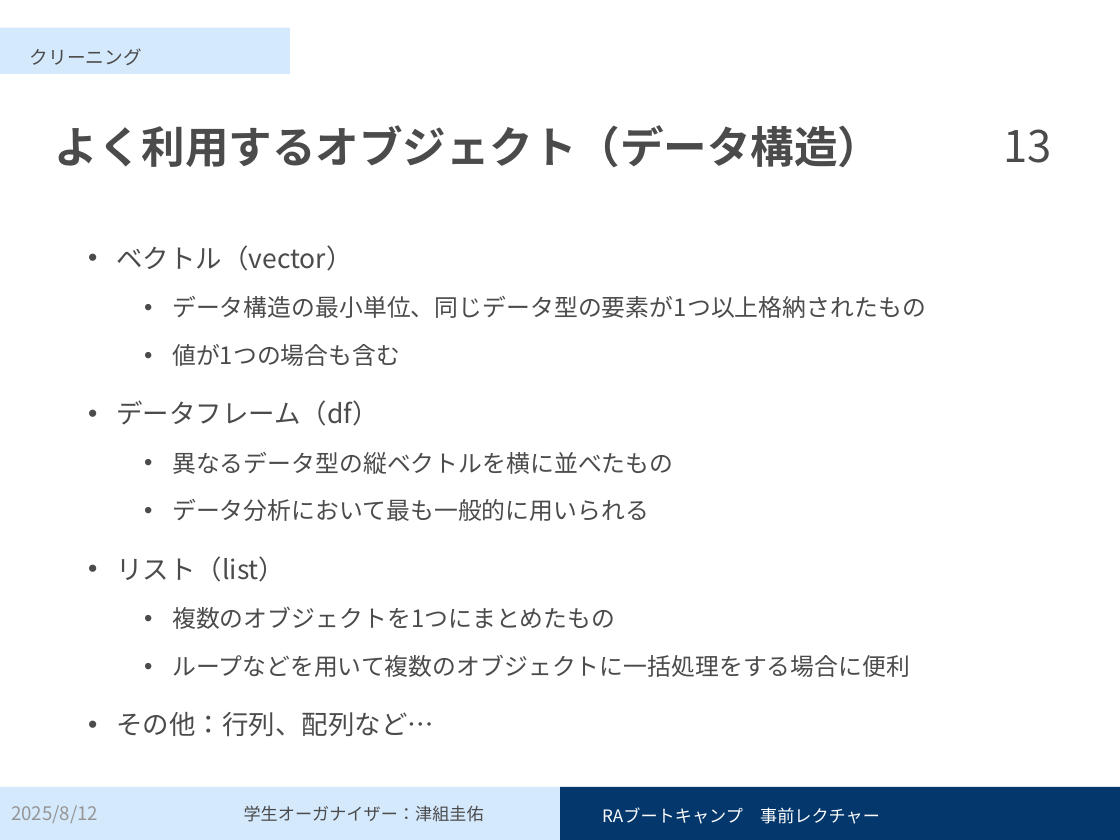
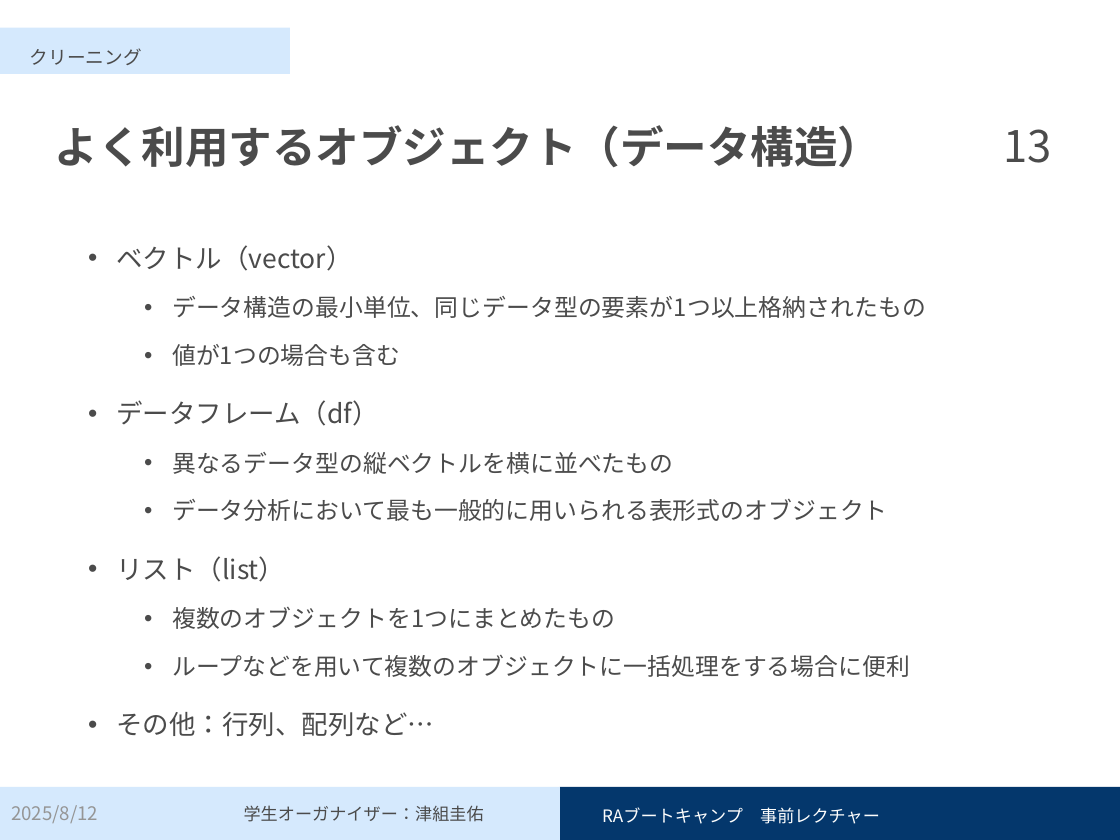
Before and after one commit to Keisuke-Tsugumi/pre-lecture, a slide deck: slide 13 of 事前レクチャー_スライド.pptx. Drawn at 1120x840 pixels with LibreOffice and Linux fonts; fonts in the diff are those of the drawing. Boxes give left, top, right and bottom in pixels: in the first picture for what was removed or moved away, otherwise in the second. Text is boxed around its words. In the diff, an @@ line names an element or a change of style, - is before the commit and + after.

```diff
--- a/事前レクチャー_スライド.pptx
+++ b/事前レクチャー_スライド.pptx
@@ text at bbox=[172, 499, 887, 521]: text changed @@
-  • データ分析において最も一般的に用いられる
+  • データ分析において最も一般的に用いられる表形式のオブジェクト
```
Also in this commit, not shown: 2 other slides changed.
